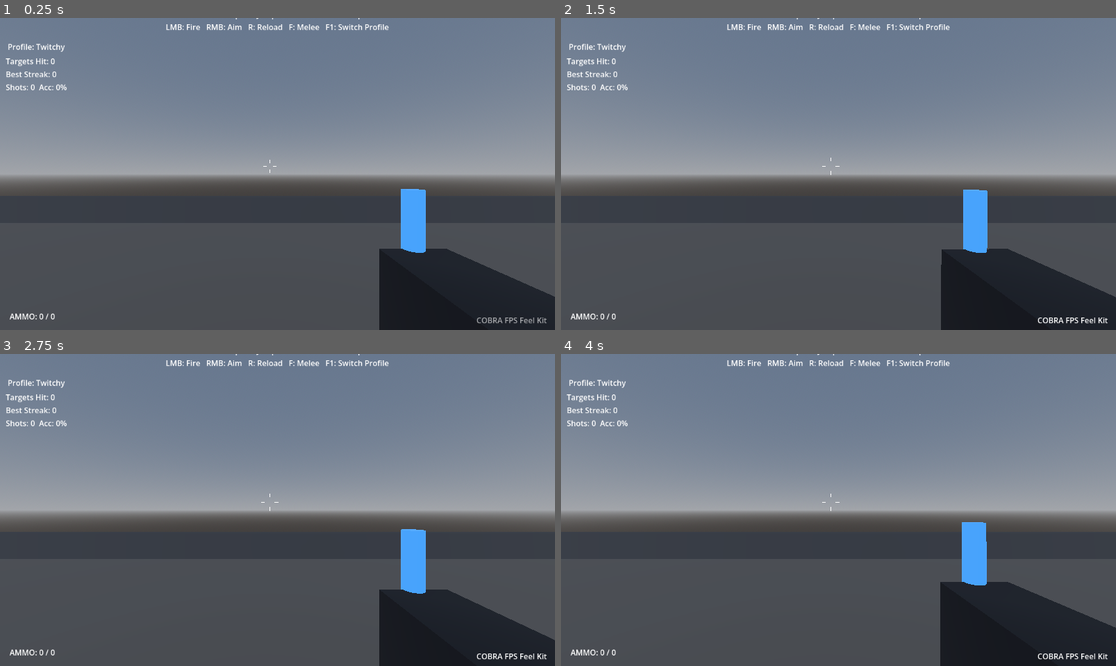
Above: before the commit, frames 1-4 (two rows, left to right).
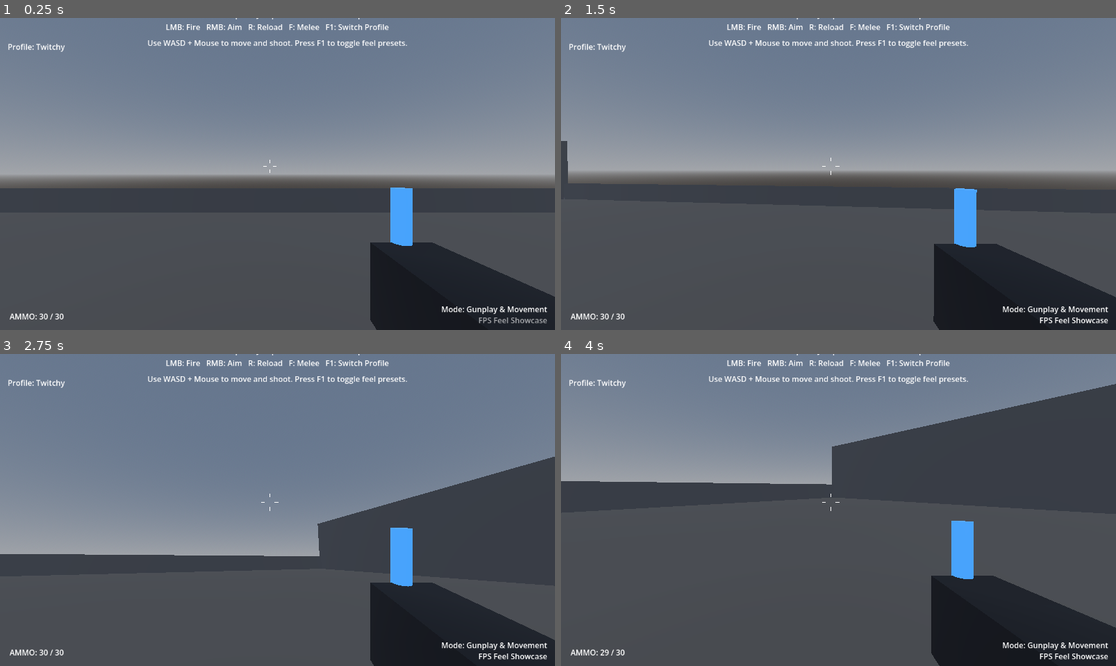
Above: after the commit, the same moments.

Repository: kulmaganbetov/godot_game
Game: Godot game, scene res://scenes/demo/FeelShowcase.tscn
Same seed, same stepped clock (60 frames per second), same inputs: the game is played once before the commit and once after it. Sound files missing from this copy of the repository are replaced by a short silence.
Inputs (mouse positions are in pixels of both pictures, inside the frame that each line leads up to):
- Up to frame 1 (0.25 s): no input
- Up to frame 2 (1.5 s): tap F (melee) at 0.5, 1.25 s; move the mouse to (960, 158) at 0.52 s; hold D (move_right) 0.53-1.28 s; hold Right mouse button (aim) 0.53-1.28 s; tap Space (jump) at 0.77 s; move the mouse to (727, 189) at 1.27 s; hold S (move_backward) from 1.28 s (still down); tap Q (block) at 1.35 s
- Up to frame 3 (2.75 s): tap Space (jump) at 1.52 s; tap F (melee) at 2 s; move the mouse to (333, 441) at 2.02 s; release S (move_backward) at 2.03 s; hold D (move_right) from 2.03 s (still down); tap Ctrl (crouch) at 2.1 s
- Up to frame 4 (4 s): tap F (melee) at 2.75, 3.5 s; move the mouse to (810, 572) at 2.77 s; release D (move_right) at 2.78 s; hold W (move_forward) 2.78-3.53 s; click (810, 572) at 2.85 s; tap Space (jump) at 3.02, 3.77 s; move the mouse to (1005, 556) at 3.52 s; hold A (move_left) from 3.53 s (still down); tap E (interact) at 3.6 s

The runs differ from the first frame. In frame 1, 2.7% of the frame differs, in the area x 0-100%, y 7-100%; in frame 2, 5.1%; in frame 3, 21%; in frame 4, 25%.
Error before the commit: Parse Error: Cannot find member "z" in base "Vector2". (res://scripts/player/feel_player.gd:377)

Commit message:
Fix Vector2.z typo: use .y for Z-axis component

Diff:
--- a/scripts/player/feel_player.gd
+++ b/scripts/player/feel_player.gd
@@ -374,7 +374,7 @@
 
 	_velocity.x = current_h.x
 
-	_velocity.z = current_h.z
+	_velocity.z = current_h.y
 
 
 
